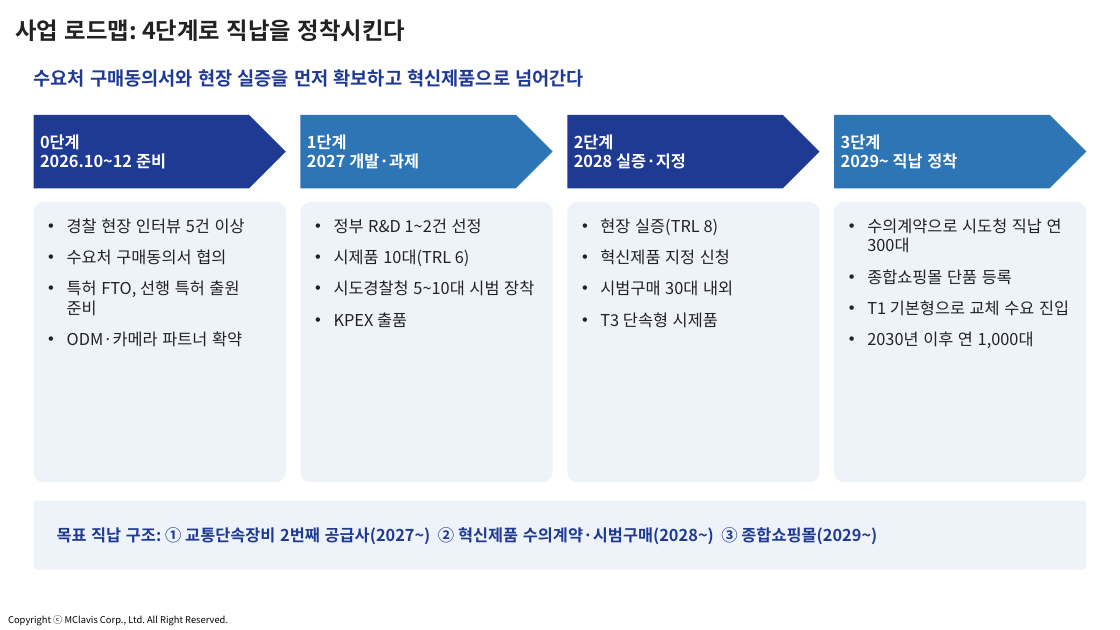
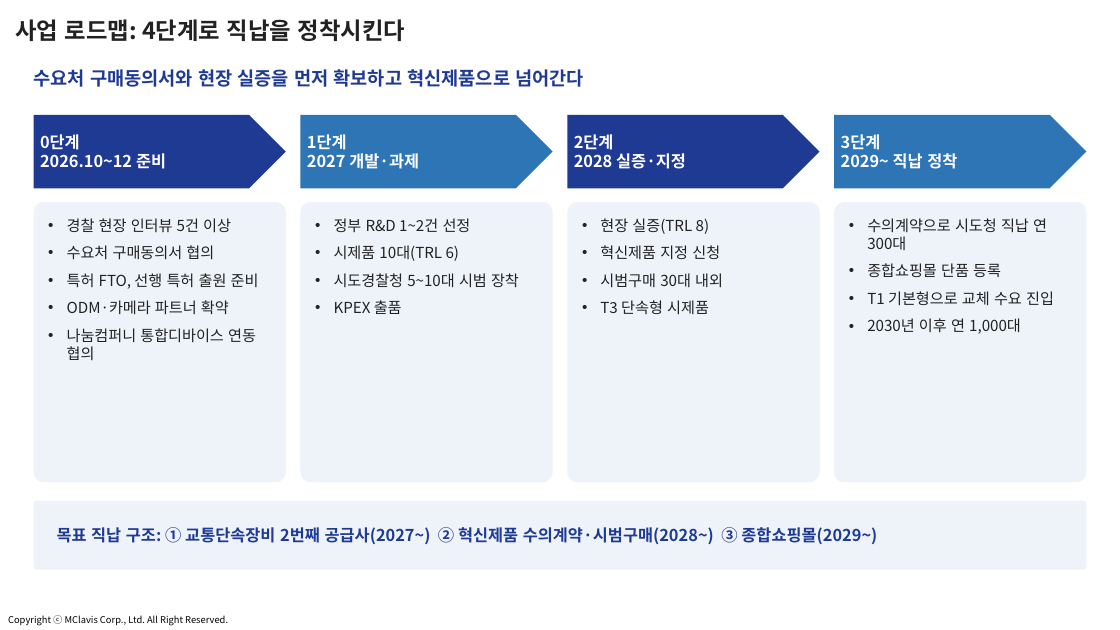
Before and after one commit to jangha-collab/jangha-kim, a slide deck: slide 16 of docs/사업계획서/2026-10_스마트경찰경광등_사업계획_과제제안.pptx (slide 14 before the commit). Drawn at 1120x630 pixels with LibreOffice and Linux fonts; fonts in the diff are those of the drawing; background and template pictures are left out. Boxes give left, top, right and bottom in pixels: in the first picture for what was removed or moved away, otherwise in the second. Text is boxed around its words. In the diff, an @@ line names an element or a change of style, - is before the commit and + after.

```diff
--- a/docs/사업계획서/2026-10_스마트경찰경광등_사업계획_과제제안.pptx
+++ b/docs/사업계획서/2026-10_스마트경찰경광등_사업계획_과제제안.pptx
@@ text at (67,218,259,315): size 14 to 13 pt in "경찰 현장 인터뷰 5건 이상", "수요처 구매동의서 협의", "특허 FTO, 선행 특허 출원 준비", "ODM·카메라 파트너 확약"; less space between paragraphs @@
@@ size 14 to 13 pt; less space between paragraphs in 3 elements at (334,218,519,314), (600,218,723,315), (867,218,1054,334) @@
@@ text at (67,328,256,360): paragraph added @@
+• 나눔컴퍼니 통합디바이스 연동 협의
```
Also in this commit, not shown: 8 other slides changed, 2 slides added, 17 other files.
